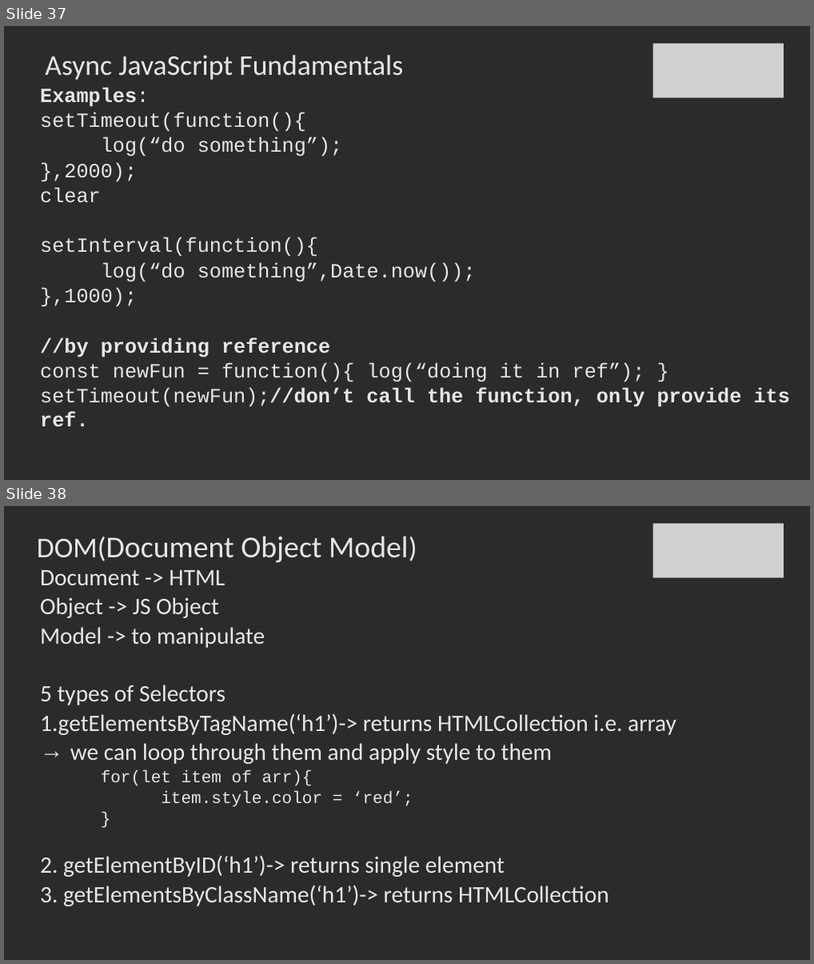
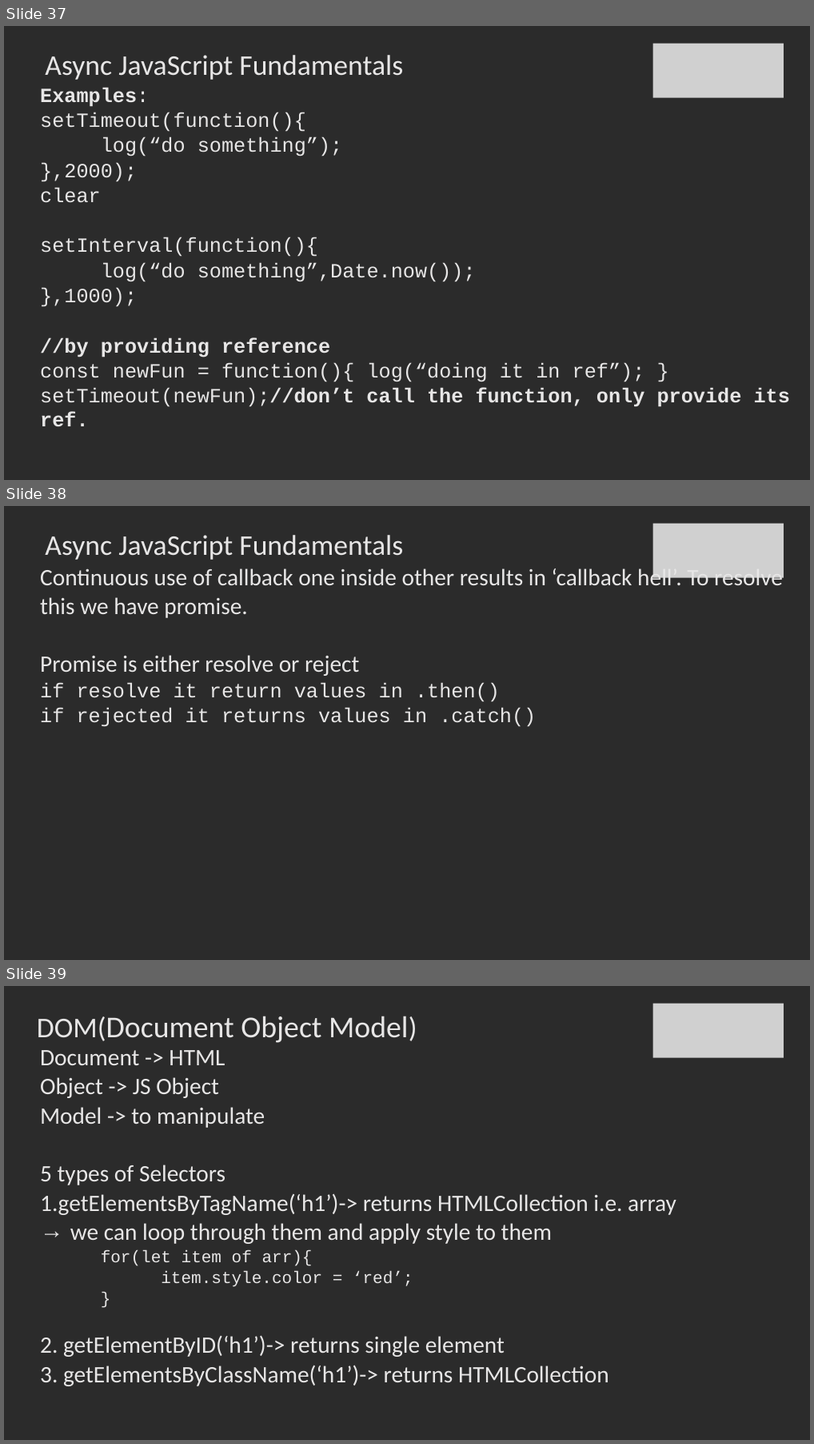
Before and after one commit to SachinBarpanda/WebDevGla, a slide deck: JS.pptx. Shown one above the other, each under a label of ours: slides 37 and 38 before the commit, slides 37, 38 and 39 after it. The pictures are 814x964 and 814x1444 pixels, drawn with LibreOffice and Linux fonts; fonts in the diff are those of the drawing; grey boxes stand for pictures; background and template pictures are left out; a plain dark background stands for a picture behind light text. Boxes give left, top, right and bottom in pixels: in the first picture for what was removed or moved away, otherwise in the second. Text is boxed around its words. In the diff, an @@ line names an element or a change of style, - is before the commit and + after.

```diff
--- a/JS.pptx
+++ b/JS.pptx
@@ slide 38 added at [4, 506, 810, 960], background picture (left out) @@
@@ picture added at [653, 524, 784, 578] @@
@@ title added at [45, 535, 403, 560], 34 pt, text #E7E6E6 @@
+Async JavaScript Fundamentals
@@ text added at [40, 566, 783, 727], 28 pt, text #E7E6E6 @@
+Continuous use of callback one inside other results in ‘callback hell’. To resolve this we have promise.
+Promise is either resolve or reject
+if resolve it return values in .then()
+if rejected it returns values in .catch()
@@ what was slide 38 is now slide 39 @@
```
Also in this commit, not shown: 7 other slides added, 40 other files.
